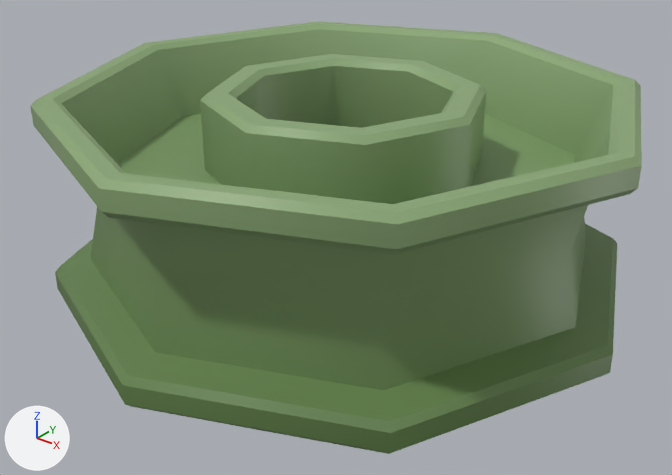
A saved change to the FBX model Assets/Paperticket/Models/WE02 Jetty/WE02_Objects/WE01_Jetty_HandReel_Green.fbx.
The view is the same before and after, from a 50 mm lens placed at (0.0102, -0.01303, 0.00882), pointed at (0.00012, -0.00043, 0.001). The axes (+X, +Y, +Z) are drawn at lower left. The lights are the same throughout. Where no turn or scale is listed for an object, it has been applied to the vertices.

Names of what the first picture shows: 'HandReel_Green'.
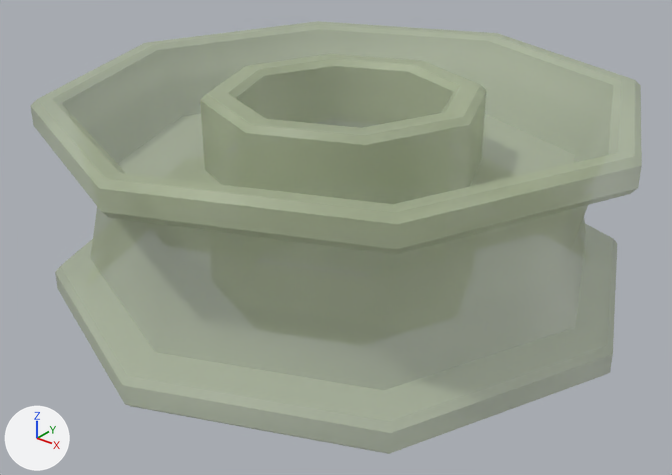
The newer file is also turned or shifted as a whole; pictures and numbers use the older file's frame.

Where the change shows, as pixel boxes (x1, y1, x2, y2) in the pictures (672 x 475 px):
'HandReel_Green', surface changed (green to grey)
    both: (31, 21, 642, 454)

Edits to the bpy script that builds the scene:
```text
Add img_fishingsceneatlasv2_png:
    img_fishingsceneatlasv2_png = load_image('FishingSceneAtlasv2.png', '../FishingSceneAtlasv2.png', 280, 280, 'Non-Color')
Change mat_lambert2:
    where n2 = _N.new('ShaderNodeTexImage'); n2.name = 'Image Texture'
    n2.image: img_fishingsceneatlas_png -> img_fishingsceneatlasv2_png
    add n3 = _N.new('ShaderNodeTexImage'); n3.name = 'Image Texture.001'
    add n3.image = img_fishingsceneatlasv2_png
    where n0 = _N.new('ShaderNodeBsdfPrincipled'); n0.name = 'Principled BSDF'
    add _L.new(n3.outputs[0], n0.inputs[4])  # 'Color' to 'Alpha'
Change me_mesh:
    where me_mesh.from_pydata(...)  # 216 vertices, 216 faces; spans x -0.00563..0.00563, y -0.00563..0.00563, z -0.00011..0.00382
    used by ob_handreel_green; location = (0.0, 0.0, 0.0)
    me_mesh part 1: texture (UV) coordinates of 216 of 216 faces, centred in x -0.00481..0.00481, y -0.00481..0.00481, z -0.00011..0.00382, changed; they spanned u 0.24..0.31, v 0.47..0.84 and now span u 0.81..0.88, v 0.74..0.79
```
